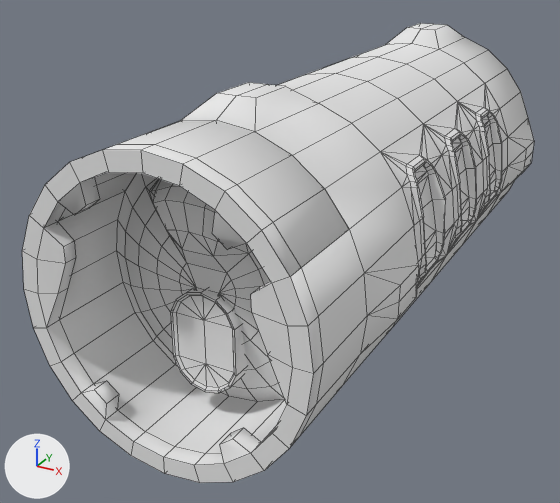
Two versions of the Blender file Unity/Assets/lunox/lunox.blend, one commit apart.
The view is the same before and after, from a 50 mm camera at (3.0, -6.52, 2.61) aimed at (-0.38, -0.37, -0.47). The lights are fixed; the arrows at lower left show +X, +Y and +Z. Mesh edges are drawn as thin lines.

Objects in the first picture: 'airlock', 'hull', 'hull.001'.
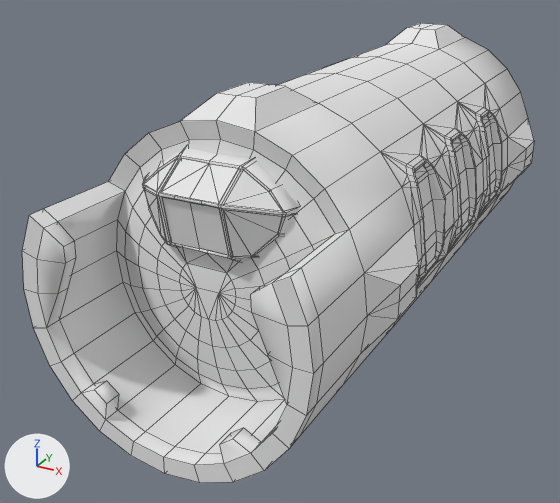
What changed in the scene script:
```text
Change me_cylinder_007:
    where me_cylinder_007.from_pydata(...)  # 62 vertices, 72 faces; spans x -1.05..1.05, y -2.85..-1.95, z -1.25..-0.55
    used by ob_hull_001; parent = ob_partcontainer; location = (0.0, 0.0, 0.0); scale = (1.0, 1.0, -1.0)
    me_cylinder_007 part 1: all 2 faces centred in x -0.6..0.6, y -2.85, z -0.81 are now shaded flat
Change me_cylinder_006:
    used by ob_hull; parent = ob_partcontainer; location = (0.0, 0.0, 0.0)
    remove me_cylinder_006.from_pydata(...)  # 1034 vertices, 1250 faces; spans x -1.34..1.34, y -2.85..3.0, z -1.36..1.37
    add me_cylinder_006.from_pydata(...)  # 1013 vertices, 1187 faces; spans x -1.34..1.34, y -2.85..3.0, z -1.36..1.37
    me_cylinder_006 part 2: 23 vertices removed from x -0.55..0.55, y -2.43..-2.11, z 0.34..0.86; 1 vertex added at x -0.01, y -2.17, z 0.29
    me_cylinder_006 part 3: 452 kept faces spanning x -1.24..1.24, y -2.85..3.0, z -1.15..1.15 are now shaded smooth
    me_cylinder_006 part 4: 132 kept faces spanning x -1.34..1.34, y -2.0..3.0, z -0.32..1.37 are now shaded flat
Add me_cylinder_013:
    me_cylinder_013.from_pydata(...)  # 142 vertices, 172 faces; spans x -0.678..0.678, y -0.25..0.203, z -0.347..0.412
    me_cylinder_013.polygons.foreach_set('use_smooth', [True] * 172)
    me_cylinder_013.materials.append(mat_hull)  # its picture is missing
Add me_cylinder_014:
    me_cylinder_014.from_pydata(...)  # 30 vertices, 16 faces; spans x -0.599..0.599, y -0.234..0.048, z -0.245..0.356
    me_cylinder_014.materials.append(mat_hull)  # its picture is missing
Change ob_hull_001:
    add ob_hull_001.hide_viewport = True
Change ob_airlock:
    ob_airlock.location: (0.0, -2.223, 0.0769) -> (0.0, -2.184, -0.0131)
    add ob_airlock.hide_viewport = True
Add ob_cockpit_frame_001:
    ob_cockpit_frame_001 = bpy.data.objects.new('cockpit frame.001', me_cylinder_013)
    ob_cockpit_frame_001.parent = ob_cockpit_container
    ob_cockpit_frame_001.location = (0.0, -2.132, 0.608)
Add ob_cockpit_container:
    ob_cockpit_container = bpy.data.objects.new('cockpit container', None)
    ob_cockpit_container.parent = ob_partcontainer
    ob_cockpit_container.location = (0.0, 0.0, 0.0)
Add ob_cockpit_glass_002:
    ob_cockpit_glass_002 = bpy.data.objects.new('cockpit glass.002', me_cylinder_014)
    ob_cockpit_glass_002.parent = ob_cockpit_container
    ob_cockpit_glass_002.location = (0.0, -2.132, 0.608)
```

Changed parts and their boxes (x1, y1, x2, y2) in the pictures (560 x 503 px):
'hull.001', hidden: before (29, 120, 349, 283)
'cockpit glass.002', added: after (144, 159, 282, 257)
'airlock', hidden: before (170, 288, 247, 393)
'cockpit frame.001', added: after (142, 147, 299, 262)
part 1 of me_cylinder_007, shading changed: before (58, 183, 247, 250)
part 2 of me_cylinder_006, cut back: before (146, 178, 251, 273); after (183, 248, 233, 273)
part 3 of me_cylinder_006, shading changed: (39, 229, 287, 402) in both
part 4 of me_cylinder_006, shading changed: (181, 26, 534, 287) in both
